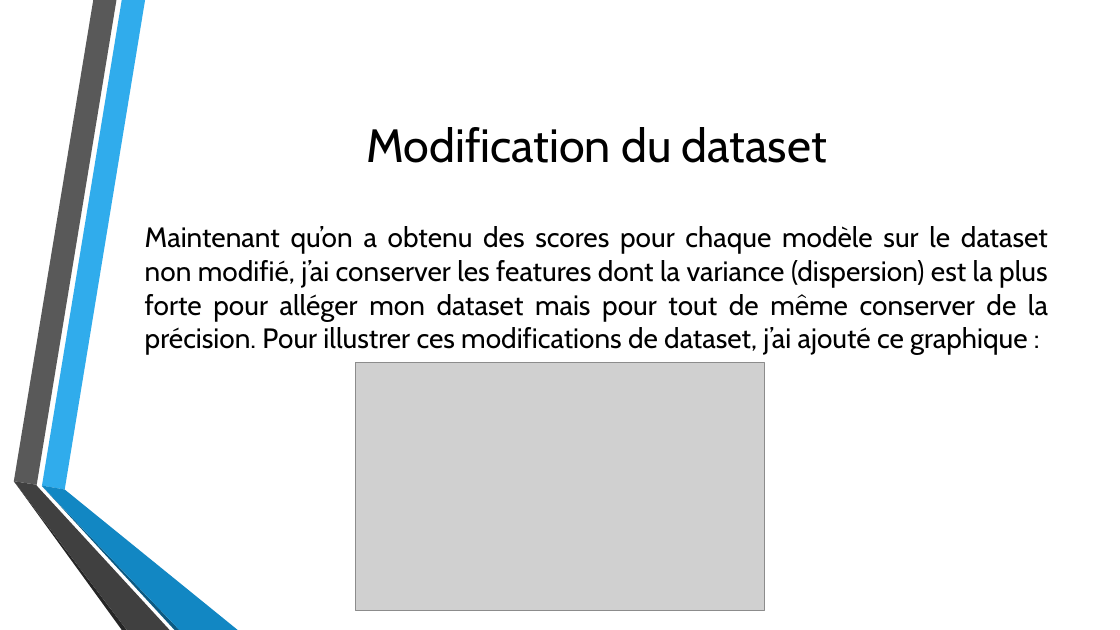
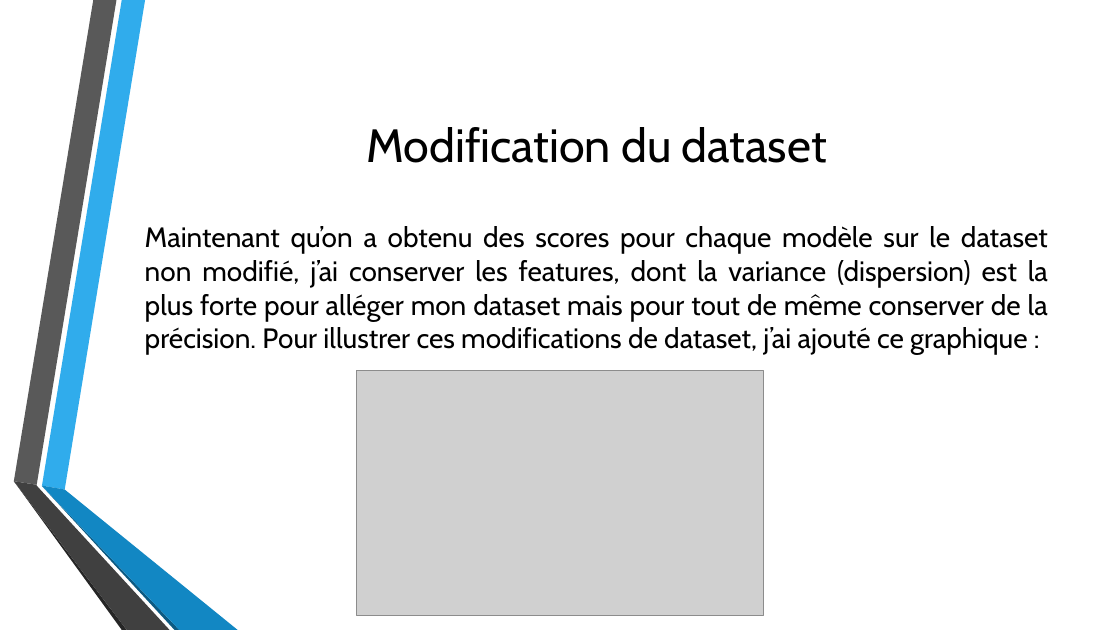
Before and after one commit to HenD-11/PythonForDataAnalysis, a slide deck: slide 12 of PPT_python4data.pptx. Drawn at 1120x630 pixels with LibreOffice and Linux fonts; fonts in the diff are those of the drawing; grey boxes stand for pictures; background and template pictures are left out. Boxes give left, top, right and bottom in pixels: in the first picture for what was removed or moved away, otherwise in the second. Text is boxed around its words. In the diff, an @@ line names an element or a change of style, - is before the commit and + after.

```diff
--- a/PPT_python4data.pptx
+++ b/PPT_python4data.pptx
@@ text at box(145, 226, 1048, 355): text changed @@
-Maintenant qu’on a obtenu des scores pour chaque modèle sur le dataset non modifié, j’ai conserver les features dont la variance (dispersion) est la plus forte pour alléger mon dataset mais pour tout de même conserver de la précision. Pour illustrer ces modifications de dataset, j’ai ajouté ce graphique :
+Maintenant qu’on a obtenu des scores pour chaque modèle sur le dataset non modifié, j’ai conserver les features, dont la variance (dispersion) est la plus forte pour alléger mon dataset mais pour tout de même conserver de la précision. Pour illustrer ces modifications de dataset, j’ai ajouté ce graphique :
@@ picture: place and size @@
-picture at box(355, 363, 765, 611)
+picture at box(357, 371, 764, 616)
```
Also in this commit, not shown: 3 other slides changed, 1 slide added, 1 other file.
